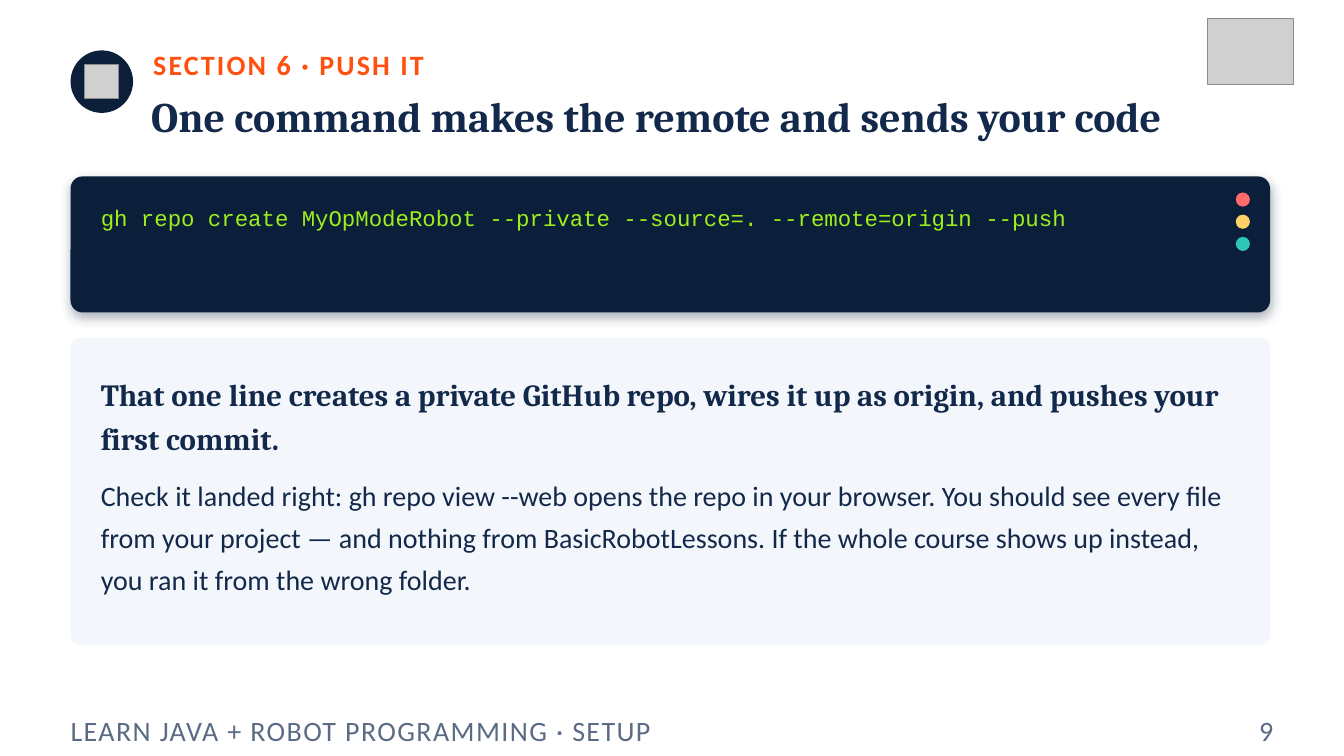
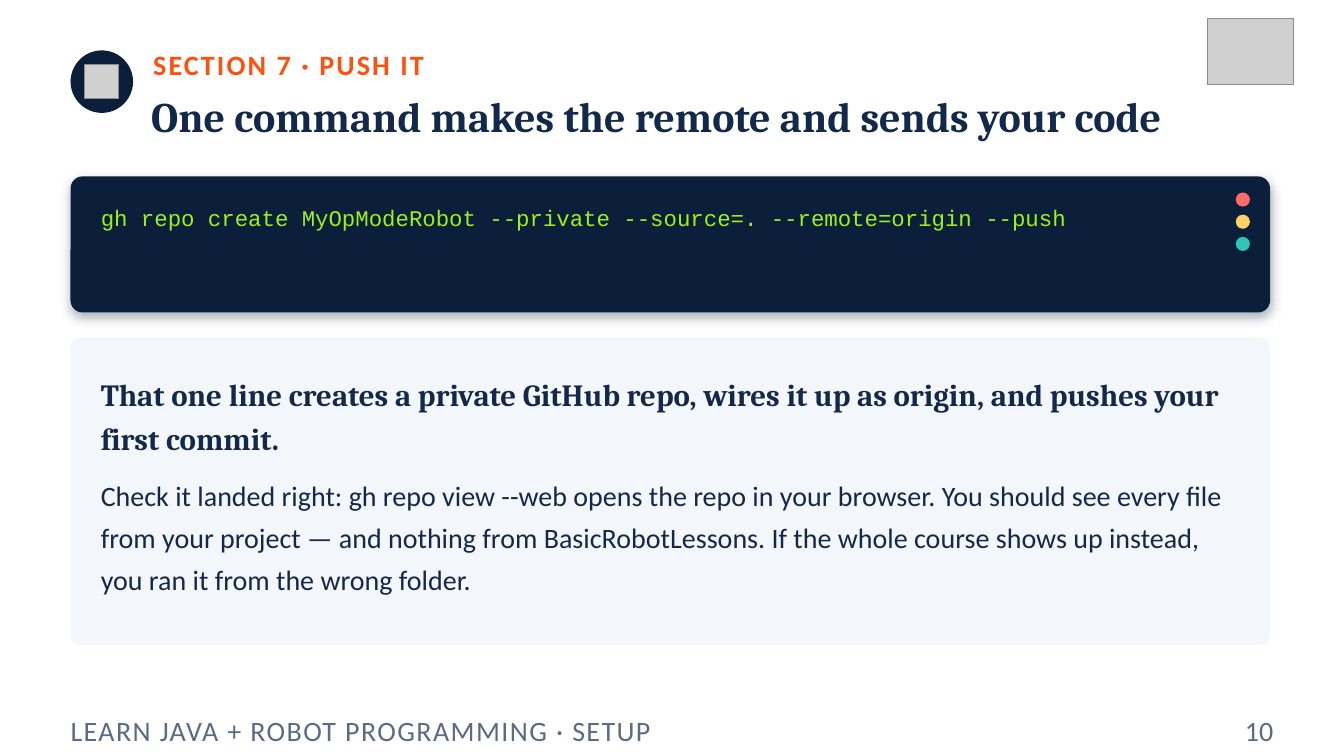
Before and after one commit to FRC5010/BasicRobotLessons, a slide deck: slide 10 of docs/presentations/v3/aside-setup.pptx (slide 9 before the commit). Drawn at 1344x756 pixels with LibreOffice and Linux fonts; fonts in the diff are those of the drawing; grey boxes stand for pictures. Boxes give left, top, right and bottom in pixels: in the first picture for what was removed or moved away, otherwise in the second. Text is boxed around its words. In the diff, an @@ line names an element or a change of style, - is before the commit and + after.

```diff
--- a/docs/presentations/v3/aside-setup.pptx
+++ b/docs/presentations/v3/aside-setup.pptx
@@ text at <box>153,56,423,76</box>: text changed @@
-SECTION 6 · PUSH IT
+SECTION 7 · PUSH IT
@@ text at <box>1245,723,1273,741</box>: text changed @@
-9
+10
```
Also in this commit, not shown: 9 other slides changed, 1 slide added, 1 other file.
